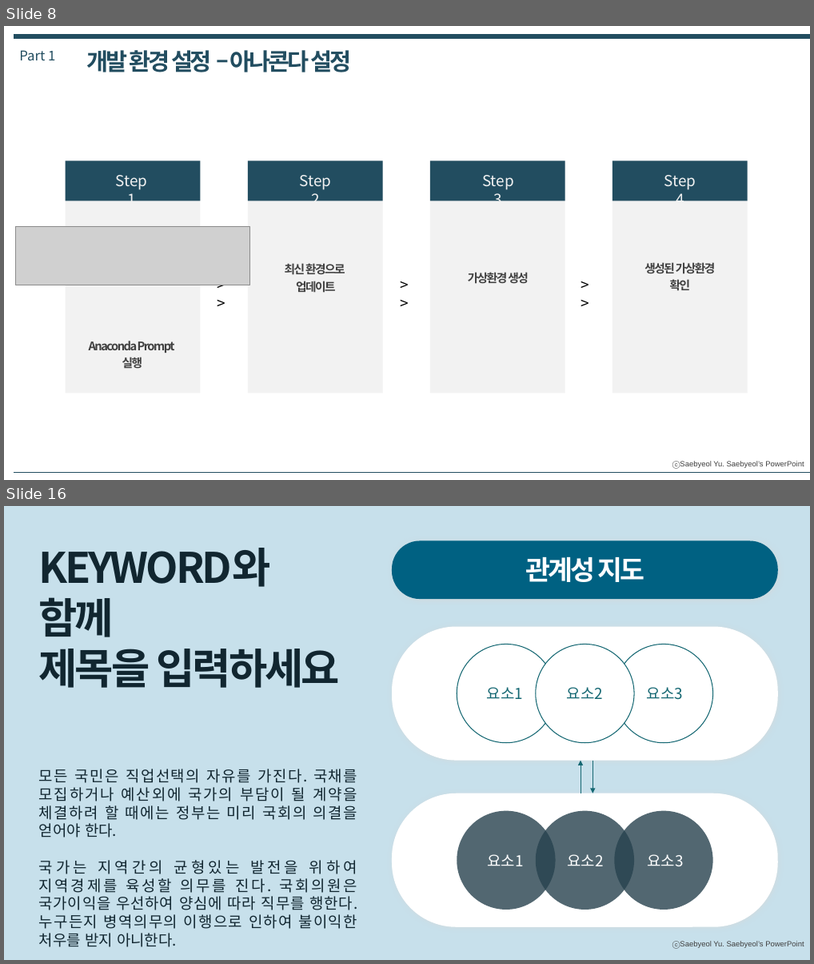
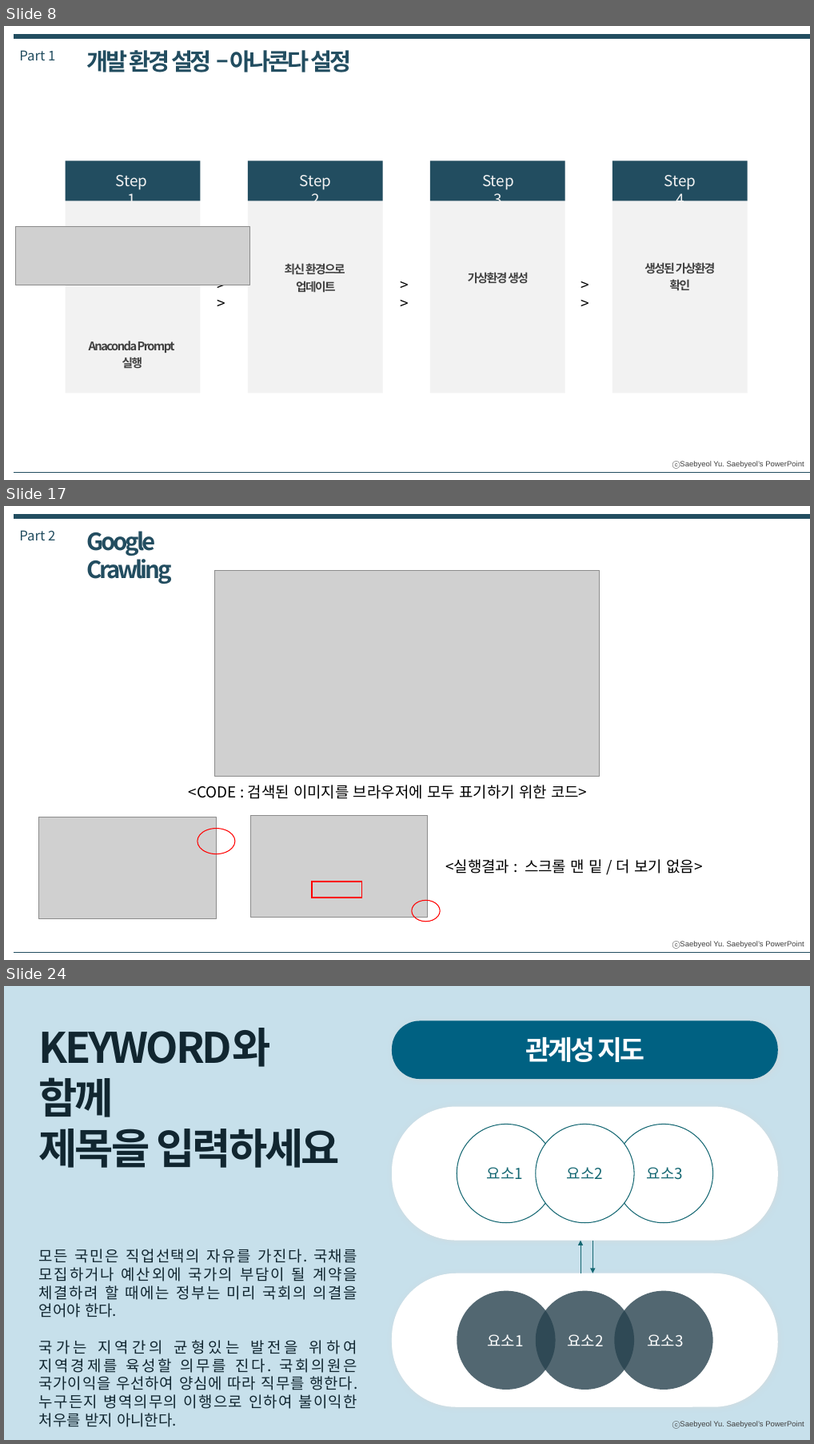
Before and after one commit to Busik-Kang/Busik-Kang.github.io, a slide deck: changwon/2022-2/datamining/발표 자료/(DataMining)20229350 강부식.pptx. Shown one above the other, each under a label of ours: slides 8 and 16 before the commit, slides 8, 17 and 24 after it; the slides between them are not shown. The pictures are 814x964 and 814x1444 pixels, drawn with LibreOffice and Linux fonts; fonts in the diff are those of the drawing; grey boxes stand for pictures. Boxes give left, top, right and bottom in pixels: in the first picture for what was removed or moved away, otherwise in the second. Text is boxed around its words. In the diff, an @@ line names an element or a change of style, - is before the commit and + after.

Commit message:
클롤링 코드 및 ppt 작성 완료

```diff
--- a/changwon/2022-2/datamining/발표 자료/(DataMining)20229350 강부식.pptx
+++ b/changwon/2022-2/datamining/발표 자료/(DataMining)20229350 강부식.pptx
@@ slide 17 added at (x1=4, y1=506, x2=810, y2=960), background #FFFFFF; not listed: 1 template element that a slide beside it also shows @@
@@ line added from (14, 517) to (810, 517), #224D60 6 pt @@
@@ text added at (x1=19, y1=530, x2=55, y2=540), 16 pt, text #224D60 @@
+Part 2
@@ text added at (x1=87, y1=531, x2=172, y2=584), 28 pt, text #224D60, bold @@
+Google Crawling
@@ picture added at (x1=215, y1=570, x2=600, y2=776) @@
@@ text added at (x1=189, y1=784, x2=587, y2=799), 18 pt, text #000000 @@
+<CODE : 검색된 이미지를 브라우저에 모두 표기하기 위한 코드>
@@ picture added at (x1=39, y1=817, x2=216, y2=919) @@
@@ picture added at (x1=251, y1=815, x2=427, y2=917) @@
@@ ellipse added at (x1=198, y1=828, x2=235, y2=853), outline #FF0000 1 pt @@
@@ text added at (x1=446, y1=859, x2=702, y2=873), 18 pt, text #000000 @@
+<실행결과 : 스크롤 맨 밑 / 더 보기 없음>
@@ rectangle added at (x1=312, y1=881, x2=362, y2=896), outline #FF0000 1.75 pt @@
@@ ellipse added at (x1=412, y1=900, x2=440, y2=921), outline #FF0000 1 pt @@
@@ line added from (14, 952) to (810, 952), #224D60 0.25 pt @@
@@ what was slide 16 is now slide 24 @@
```
Also in this commit, not shown: 1 slide changed, 11 other slides added, 4 slides removed, 7 other files.
